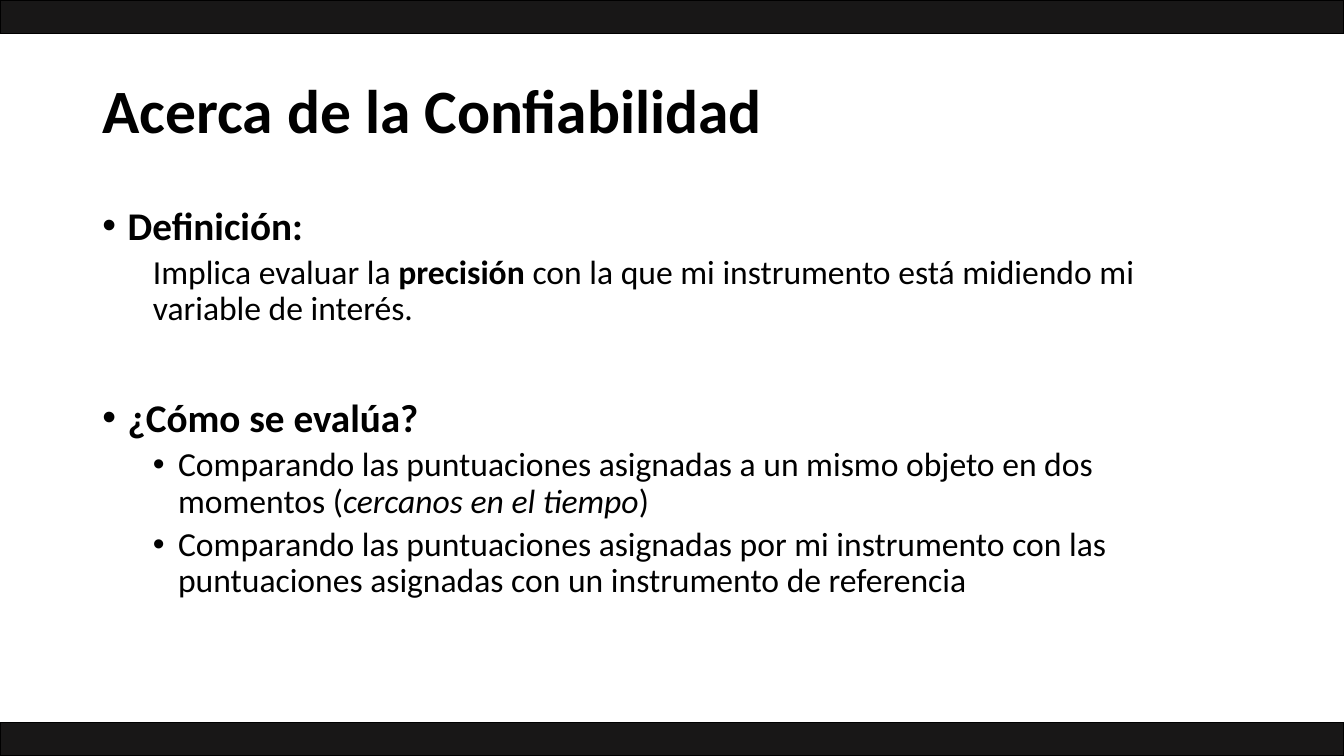
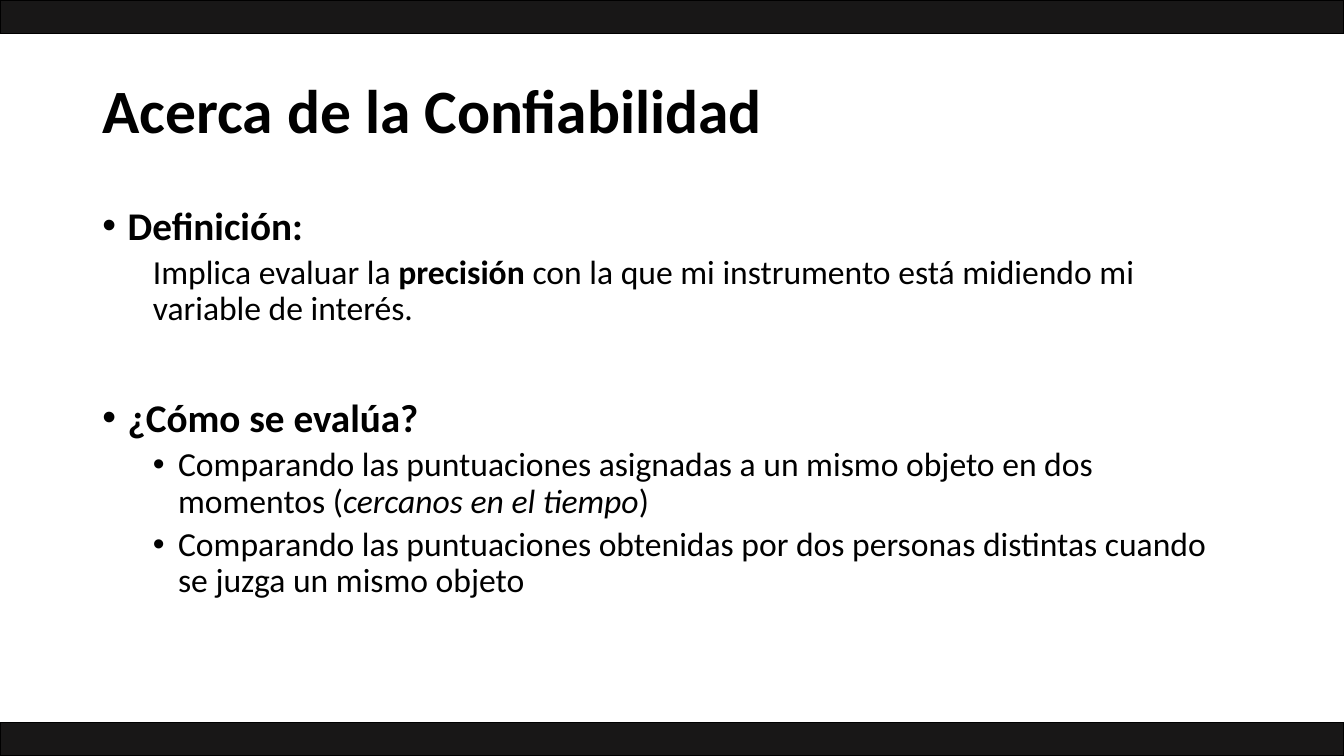
Before and after one commit to Adrifelcha/afchavez-019, a slide deck: slide 9 of JeanPiaget/Presentaciones/04_RecolecciónyAnálisisDatos.pptx (slide 8 before the commit). Drawn at 1344x756 pixels with LibreOffice and Linux fonts; fonts in the diff are those of the drawing. Boxes give left, top, right and bottom in pixels: in the first picture for what was removed or moved away, otherwise in the second. Text is boxed around its words. In the diff, an @@ line names an element or a change of style, - is before the commit and + after.

```diff
--- a/JeanPiaget/Presentaciones/04_RecolecciónyAnálisisDatos.pptx
+++ b/JeanPiaget/Presentaciones/04_RecolecciónyAnálisisDatos.pptx
@@ text at [178, 532, 1206, 598]: text changed @@
-  • Comparando las puntuaciones asignadas por mi instrumento con las puntuaciones asignadas con un instrumento de referencia
+  • Comparando las puntuaciones obtenidas por dos personas distintas cuando se juzga un mismo objeto
```
Also in this commit, not shown: 3 other slides changed, 7 slides added, 1 slide removed, 6 other files.
